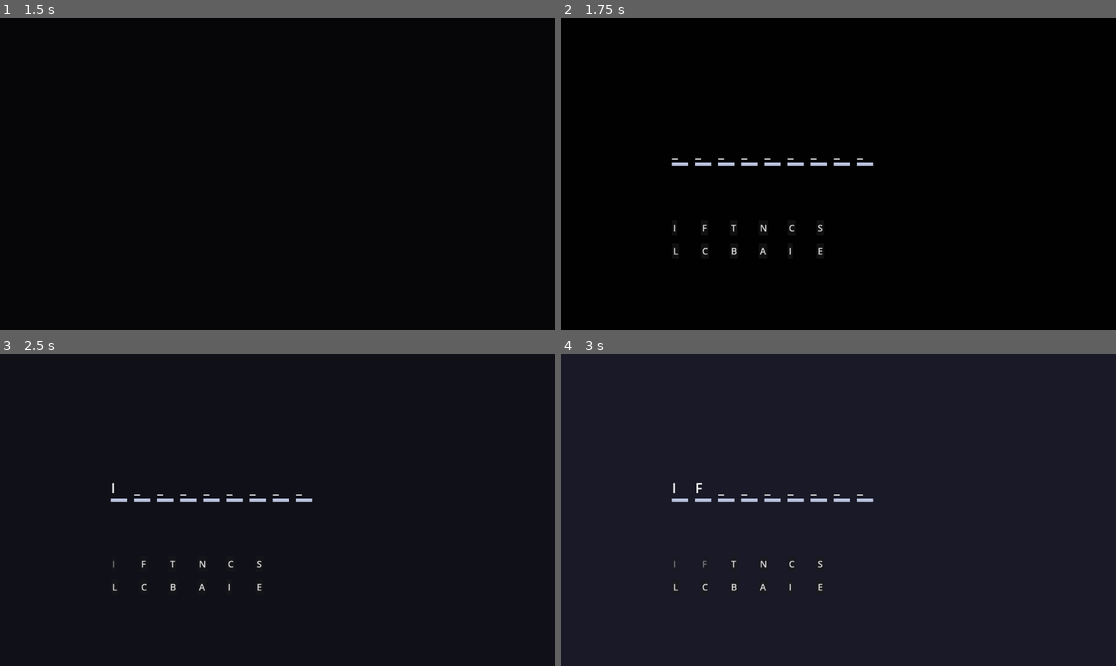
Above: before the commit, frames 1-4 (two rows, left to right).
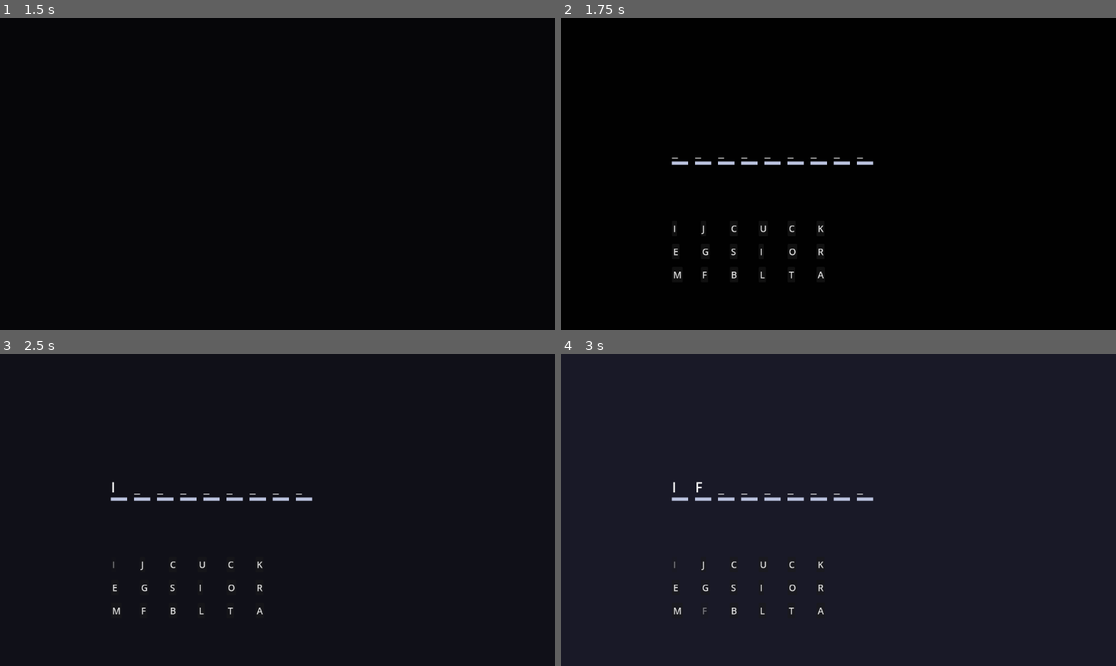
Above: after the commit, the same moments.

Repository: fakenyaliupmh/proyecto-integrador-ii
Game: Godot game, scene res://src/home_screen.tscn
Two runs of this game, one before a commit and one after it. Both use one fixed random seed, a clock stepped at 60 frames per second and the inputs below.
Inputs (mouse positions are in pixels of both pictures, inside the frame that each line leads up to):
- Up to frame 1 (1.5 s): tap Enter (enter) at 0.5, 0.8, 1.35 s; tap Backspace (delete) at 0.6 s; click (277, 174) at 0.67 s; move the mouse to (166, 189) at 1.27 s; click (166, 189) at 1.42 s
- Up to frame 2 (1.75 s): tap Backspace (delete) at 1.55 s
- Up to frame 3 (2.5 s): click "I" at 2 s
- Up to frame 4 (3 s): click "F" at 2.75 s

Frame 1 is identical in both runs. In frame 2, 0.6% of the frame differs, in the area x 19-57%, y 44-84%; in frame 3, 0.6%; in frame 4, 0.6%.

Commit message:
refactor: move game logic to an independent class

Diff:
--- a/src/Underscore.gd
+++ b/src/Underscore.gd
@@ -1,11 +1,9 @@
 extends Node2D
-
 
 # Called when the node enters the scene tree for the first time.
 func _ready() -> void:
 	pass # Replace with function body.
 
-
 # Called every frame. 'delta' is the elapsed time since the previous frame.
 func _process(delta: float) -> void:
 	pass
--- /dev/null
+++ b/src/complete_the_word_game.gd
@@ -0,0 +1,116 @@
+extends Node
+class_name CompleteWordGame
+
+const UNDERSCORE = preload("res://src/underscore.tscn")
+const MAX_WORD_POOL_SIZE = 18
+
+var current_word: String = ""
+var screen_size: Vector2 = Vector2.ZERO
+
+var answer_slot: Array[String] = []
+var slot_nodes: Array[Label] = []
+var used_buttons: Array[Button] = []
+
+func setup(word: String, new_screen_size: Vector2) -> void:
+	self.current_word = word
+	self.screen_size = new_screen_size
+	generate_words_pool(current_word)
+	gen_text_underscore(current_word)
+
+func _process(delta: float) -> void:
+	if Input.is_action_just_pressed("delete"):
+		remove_last_letter()
+
+	if Input.is_action_just_pressed("enter"):
+		check_answer()
+
+func generate_words_pool(word: String) -> void:
+	var word_pool: Array[String] = []
+
+	for letter in word:
+		word_pool.append(letter.to_upper())
+
+	var alphabet = "ABCDEFGHIJKLMNÑOPQRSTUVWXYZ"
+
+	while word_pool.size() < MAX_WORD_POOL_SIZE:
+		var random_letter = alphabet[randi() % alphabet.length()]
+		if not word_pool.has(random_letter):
+			word_pool.append(random_letter)
+
+	word_pool.shuffle()
+
+	for i in range(word_pool.size()):
+		create_letter_button(word_pool[i], i)
+
+func gen_text_underscore(word: String) -> void:
+	var start_x = screen_size.x * 1.20
+	var y = screen_size.y * 0.46
+	var spacing = 80
+
+	answer_slot.clear()
+	slot_nodes.clear()
+
+	for i in range(word.length()):
+		answer_slot.append("")
+
+		var my_asset = UNDERSCORE.instantiate()
+		my_asset.position = Vector2(start_x + i * spacing, y)
+		add_child(my_asset)
+
+		var label = Label.new()
+		label.text = "_"
+		label.position = Vector2(start_x + i * spacing, y - 70)
+		label.add_theme_font_size_override("font_size", 48)
+		add_child(label)
+
+		slot_nodes.append(label)
+
+func create_letter_button(letter: String, index: int) -> void:
+	var button = Button.new()
+	button.text = letter.to_upper()
+	button.position = Vector2(
+		screen_size.x * 1.20 + (index % 6) * 100,
+		screen_size.y * 0.65 + int(index / 6) * 80
+	)
+
+	button.add_theme_font_size_override("font_size", 32)
+	add_child(button)
+
+	button.pressed.connect(func():
+		_on_letter_pressed(button)
+	)
+
+func _on_letter_pressed(button: Button) -> void:
+	var letter := button.text
+
+	for i in range(answer_slot.size()):
+		if answer_slot[i] == "":
+			answer_slot[i] = letter
+			slot_nodes[i].text = letter
+			used_buttons.append(button)
+			button.disabled = true
+			break
+
+func remove_last_letter() -> void:
+	if used_buttons.is_empty():
+		return
+
+	for i in range(answer_slot.size() - 1, -1, -1):
+		if answer_slot[i] != "":
+			answer_slot[i] = ""
+			slot_nodes[i].text = "_"
+
+			var button = used_buttons.pop_back()
+			button.disabled = false
+			break
+
+func check_answer() -> void:
+	var player_word = ""
+
+	for letter in answer_slot:
+		player_word += letter
+
+	if player_word == current_word:
+		print("Correcto")
+	else:
+		print("Incorrecto")
--- a/src/home_screen.gd
+++ b/src/home_screen.gd
@@ -4,15 +4,12 @@
 const max_word_pool_size = 12
 const screen_width = 1920
 const screen_height = 1080
+const screen_size = [screen_width, screen_height]
 
 var current_word = ""
 var answer_slot = []
 var slot_nodes = []
 var used_buttons = []
-
-# Called when the node enters the scene tree for the first time.
-func _ready() -> void:
-	pass
 
 #Diccionario de palabras
 var words = {
@@ -48,6 +45,12 @@
 	"word_30" : "Globo"
 }
 
+# Called when the node enters the scene tree for the first time.
+func _ready() -> void:
+	#var game = CompeteWordGame.new()
+	#game.word = "Hola"
+	pass
+
 #Función prara seleccionar la palabra
 func select_random_word() -> String:
 	var claves = words.keys()
@@ -58,10 +61,7 @@
 
 # Called every frame. 'delta' is the elapsed time since the previous frame.
 func _process(delta: float) -> void:
-	if Input.is_action_just_pressed("delete"):
-		remove_last_letter()
-	if Input.is_action_just_pressed("enter"):
-		check_answer()
+	pass
 
 func _on_area_2d_input_event(viewport: Node, event: InputEvent, shape_idx: int) -> void:
 	if Input.is_action_just_pressed("click"):
@@ -72,93 +72,10 @@
 func _on_escene_animations_animation_finished(anim_name: StringName) -> void:
 	$Camera2D.position.x = 2880
 	$coAnimations.play("end_animation")
-	current_word = select_random_word().to_upper()
-	generate_words_pool(current_word)
-	gen_text_underscore(current_word)
 
-func generate_words_pool(word: String) -> void:
-	var word_pool = []
-	for l in word:
-		word_pool.append(l)
+	var word = select_random_word().to_upper()
+	var game = CompleteWordGame.new()
 
-	var alphabet := "ABCDEFGHIJKLMNÑOPQRSTUVWXYZ"
-	while word_pool.size() < max_word_pool_size:
-		var random_letter = alphabet[randi() % alphabet.length()]
-		if not word_pool.has(random_letter):
-			word_pool.append(random_letter)
+	game.setup(word, Vector2(screen_width, screen_height))
 
-	for i in range(word_pool.size()):
-		word_pool[i] = word_pool[i].to_upper()
-
-	word_pool.shuffle()
-
-	print("Pool de letras: ", word_pool)
-
-	for i in word_pool.size():
-		create_letter_button(word_pool[i], i)
-
-func gen_text_underscore(word: String) -> void:
-	var start_x = 2304
-	var y = 500
-	var spacing = 80
-
-	answer_slot.clear()
-	slot_nodes.clear()
-
-	for i in word.length():
-		answer_slot.append("")
-
-		var my_asset = underscore.instantiate()
-		my_asset.position = Vector2(start_x + i * spacing, y)
-		add_child(my_asset)
-
-		var label = Label.new()
-		label.text = "_"
-		label.position = Vector2(start_x + i * spacing, y - 70)
-		label.add_theme_font_size_override("font_size", 48)
-		add_child(label)
-
-		slot_nodes.append(label)
-
-func create_letter_button(letter: String, index: int) -> void:
-	var button = Button.new()
-	button.text = letter.to_upper()
-	button.position = Vector2(2304 + (index % 6) * 100, 700 + int(index / 6) * 80)
-	button.add_theme_font_size_override("font_size", 32)
-	add_child(button)
-
-	button.pressed.connect(func():
-		_on_letter_pressed(button)
-	)
-
-func _on_letter_pressed(button: Button) -> void:
-	var letter = button.text
-
-	for i in answer_slot.size():
-		if answer_slot[i] == "":
-			answer_slot[i] = letter
-			slot_nodes[i].text = letter
-			used_buttons.append(button)
-			button.disabled = true
-			break
-
-func remove_last_letter() -> void:
-	for i in range(answer_slot.size() - 1, -1, -1):
-		if answer_slot[i] != "":
-			answer_slot[i] = ""
-			slot_nodes[i].text = "_"
-
-			var button = used_buttons.pop_back()
-			button.disabled = false
-			break
-
-func check_answer() -> void:
-	var player_word = ""
-
-	for letter in answer_slot:
-		player_word += letter
-
-	if player_word == current_word.to_upper():
-		print("Correcto")
-	else:
-		print("Incorrecto")
+	add_child(game)
Not shown, added: src/complete_the_word_game.gd.uid
